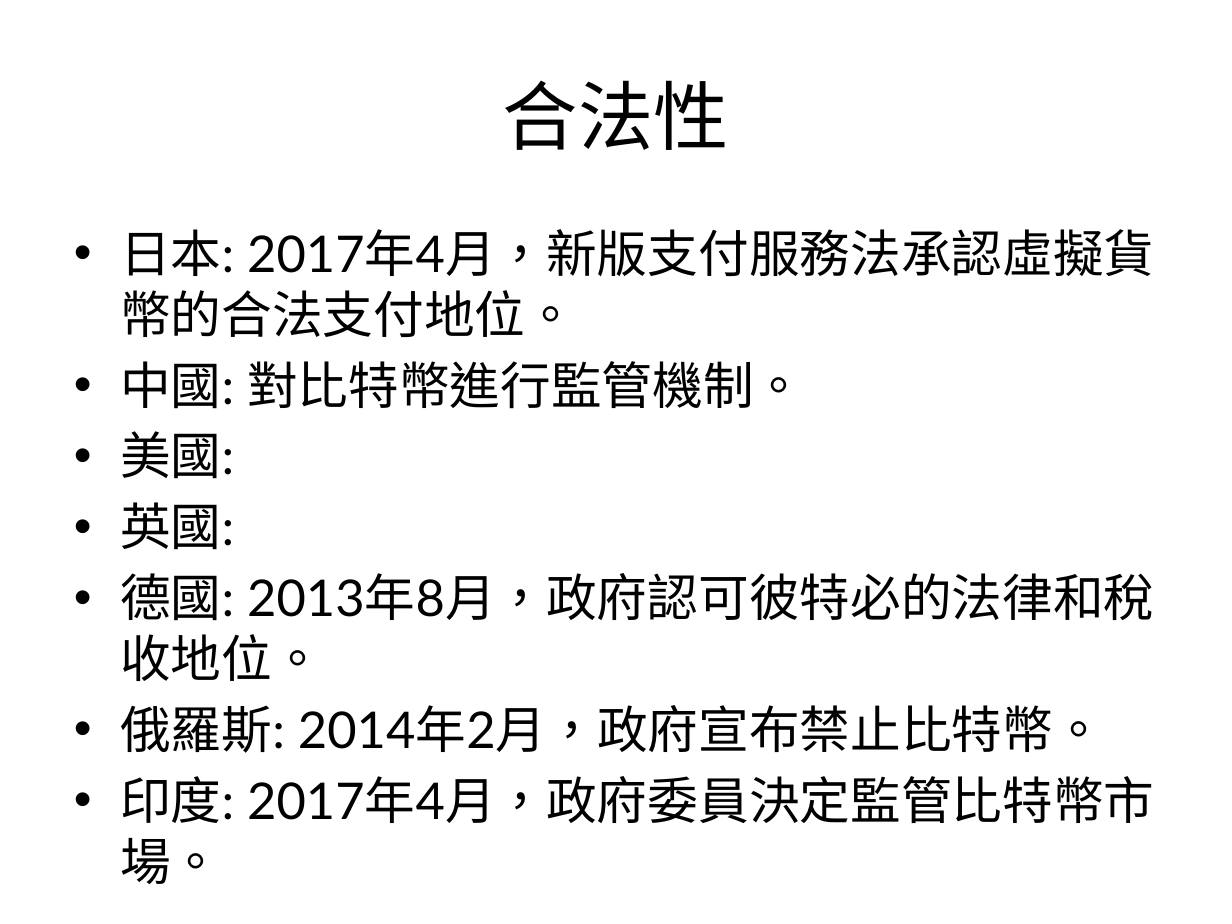
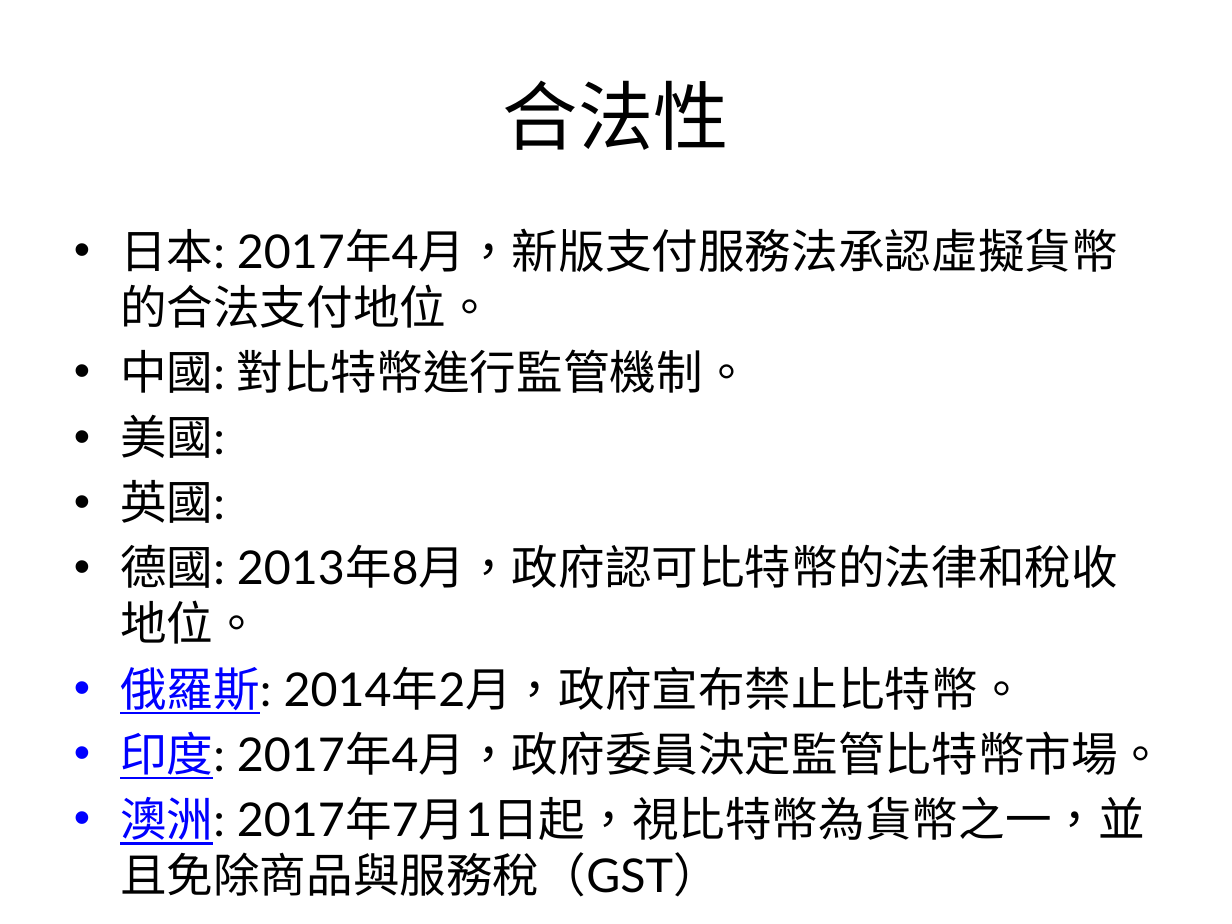
Before and after one commit to bailantaotao/bitcoin-speech, a slide deck: slide 23 of bitcoin.pptx (slide 15 before the commit). Drawn at 1232x924 pixels with LibreOffice and Linux fonts; fonts in the diff are those of the drawing. Boxes give left, top, right and bottom in pixels: in the first picture for what was removed or moved away, otherwise in the second. Text is boxed around its words. In the diff, an @@ line names an element or a change of style, - is before the commit and + after.

```diff
--- a/bitcoin.pptx
+++ b/bitcoin.pptx
@@ text at (120, 228, 1164, 779): size 29.6 to 27.2 pt in "日本: 2017年4月，新版支付服務法承認虛擬貨幣的合法支付地位。", "中國: 對比特幣進行監管機制。", "美國:", "英國:" and 2 more places; text colour #000000 to #0000FF, underline on in "俄羅斯:", "印度:" @@
@@ text at (120, 544, 1118, 644): text changed; size 29.6 to 27.2 pt @@
-• 德國: 2013年8月，政府認可彼特必的法律和稅收地位。
+• 德國: 2013年8月，政府認可比特幣的法律和稅收地位。
@@ text at (120, 796, 1145, 845): paragraph added @@
+• 澳洲: 2017年7月1日起，視比特幣為貨幣之一，並且免除商品與服務稅（GST）
```
Also in this commit, not shown: 3 other slides changed, 14 slides added, 4 slides removed.
